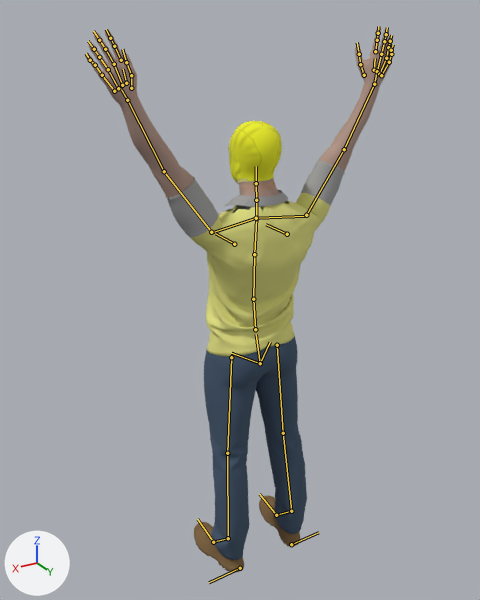
One commit to the glTF model peeps/Brian_Wave2.glb: the scene before it, then after it.
One viewpoint serves both versions: a 50 mm lens placed at (1.19, 1.87, 2.08), pointed at (0.02, -0.08, 1.1). Lighting does not change. The marker at lower left points along +X, +Y and +Z. Both versions are drawn at frame 19 of the action 'metarigAction.001'; the numbers are the values there. The bones that bend it are drawn over the model as lines.

Objects in the first picture: '1_Trunk'.
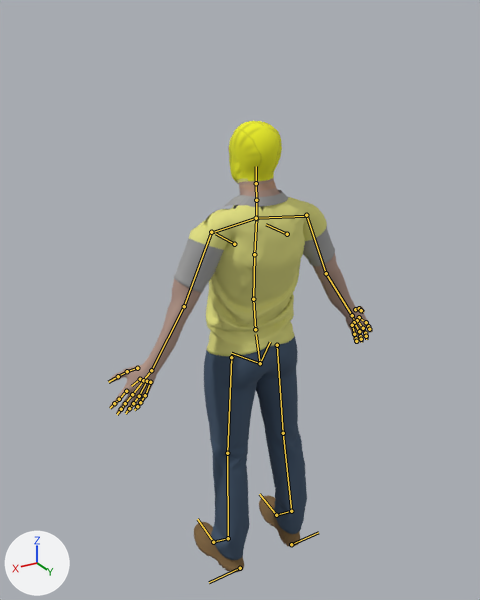
Where the change shows, as pixel boxes (x1, y1, x2, y2) in the pictures (480 x 600 px):
'1_Trunk', posed (15% narrower, 17% shorter): before (86, 27, 394, 573); after (110, 121, 372, 573)
bone 'upper_arm.L', root to tip: before (211, 232) to (164, 171); after (211, 232) to (184, 306)
bone 'upper_arm.R', root to tip: before (306, 215) to (344, 149); after (306, 215) to (326, 273)

What the commit changed:
Bone 'upper_arm.L' (bone_upper_arm_l) turns from (6, -92, 49) to (46, -77, -110) degrees about its own x, y and z.
Bone 'upper_arm.R' (bone_upper_arm_r) turns from (6, 92, -49) to (46, 77, 110) degrees about its own x, y and z.
